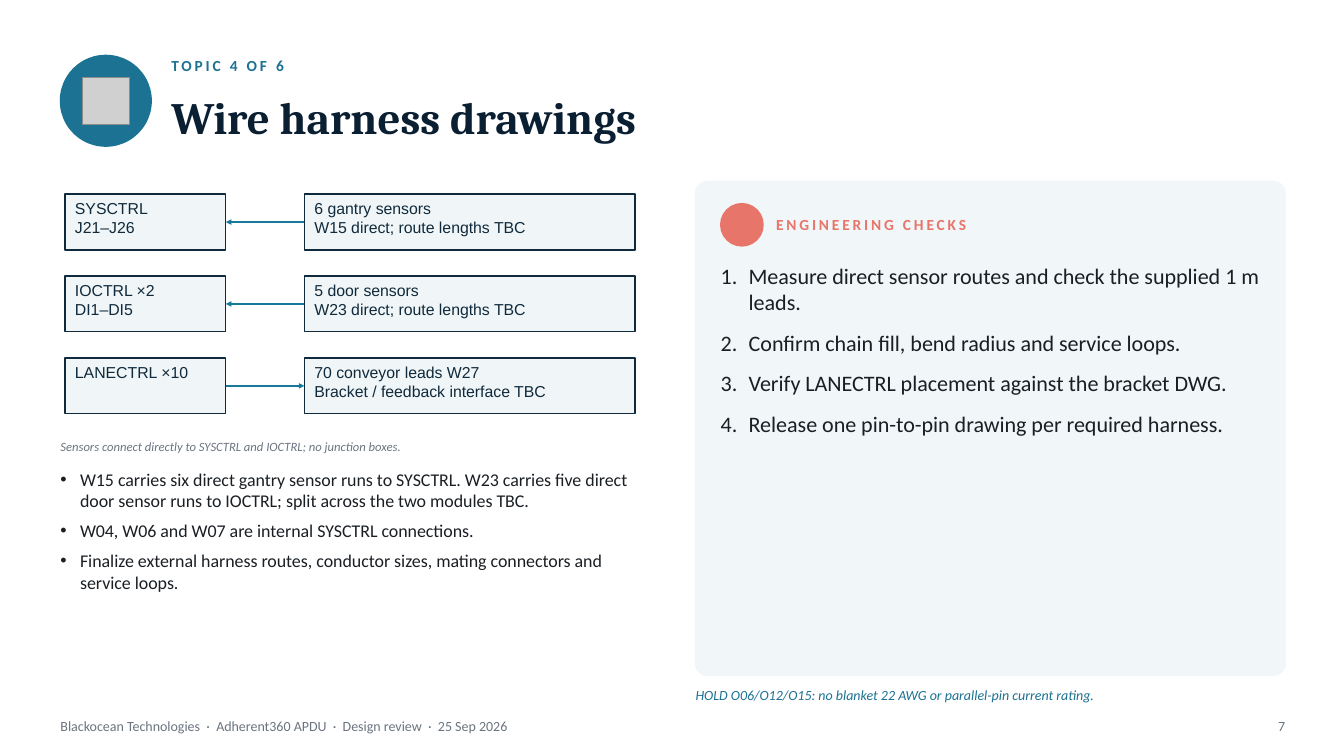
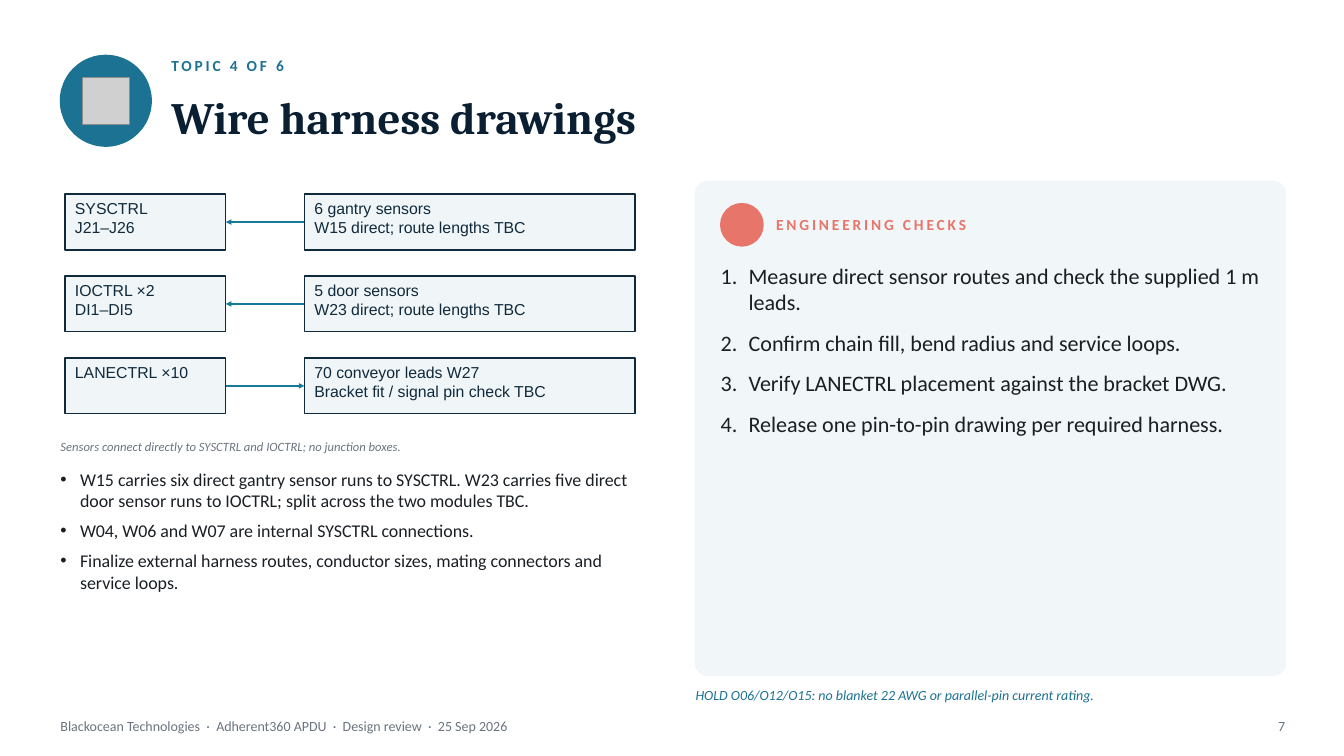
Before and after one commit to Microver-Electronics/Adherent, a slide deck: slide 7 of SYS/ADHERENT_Design_Review.pptx. Drawn at 1344x756 pixels with LibreOffice and Linux fonts; fonts in the diff are those of the drawing; grey boxes stand for pictures; background and template pictures are left out. Boxes give left, top, right and bottom in pixels: in the first picture for what was removed or moved away, otherwise in the second. Text is boxed around its words. In the diff, an @@ line names an element or a change of style, - is before the commit and + after.

```diff
--- a/SYS/ADHERENT_Design_Review.pptx
+++ b/SYS/ADHERENT_Design_Review.pptx
@@ text in rectangle at (314, 385, 546, 401): text changed @@
-Bracket / feedback interface TBC
+Bracket fit / signal pin check TBC
```
Also in this commit, not shown: 1 other slide changed, 9 other files.
